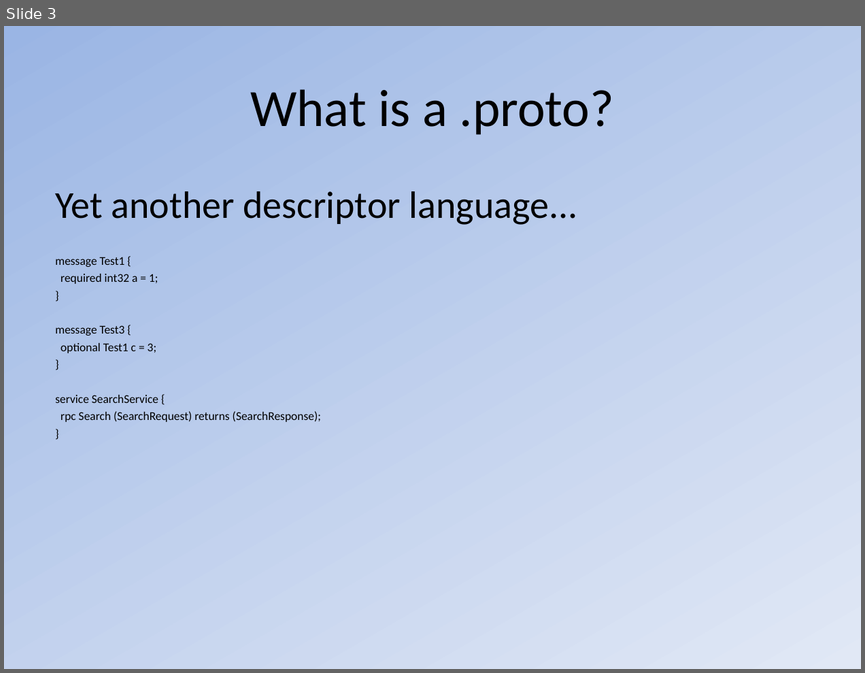
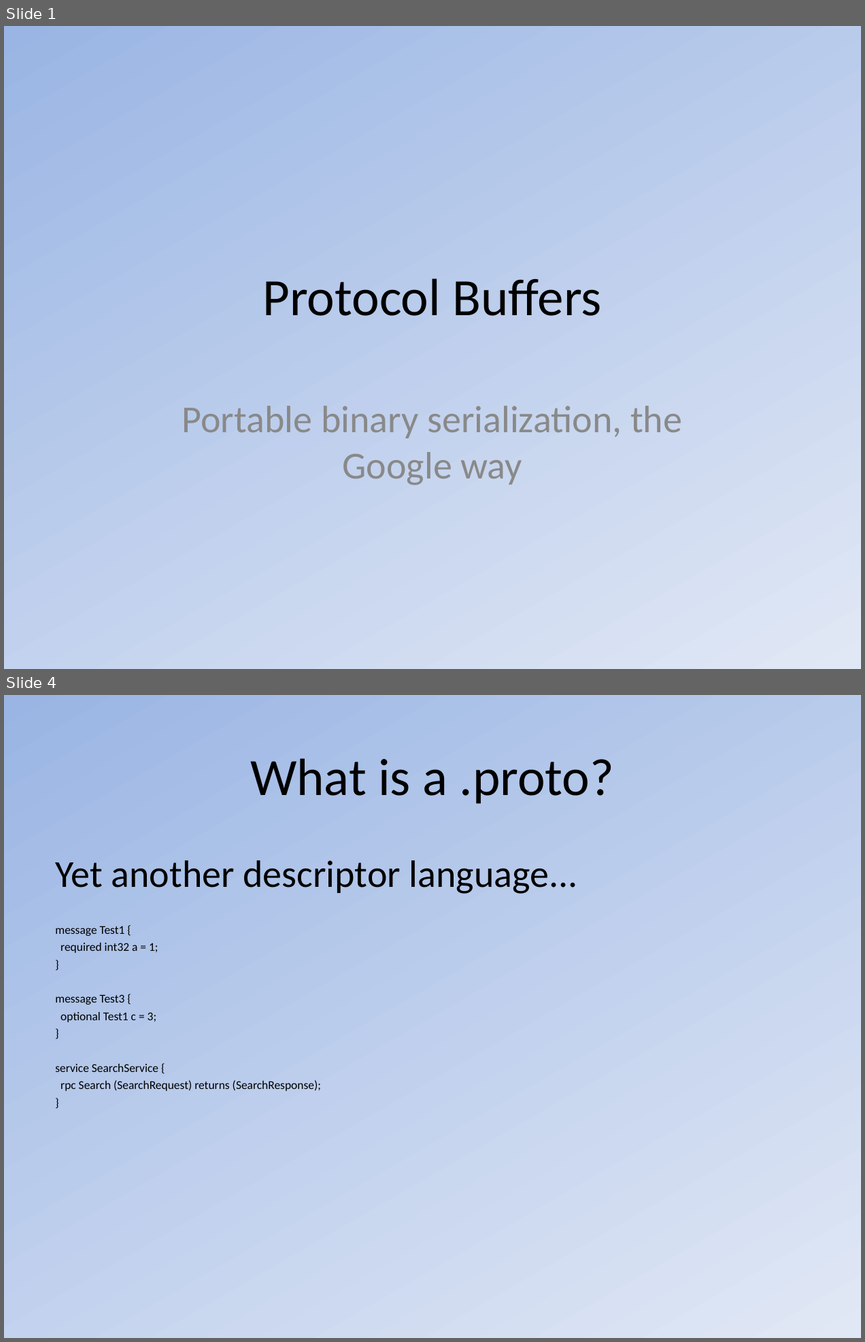
Before and after one commit to nilavghosh/ProtoBuf_Net, a slide deck: Tools/Protocol Buffers.ppt. Shown one above the other, each under a label of ours: slide 3 before the commit, slides 1 and 4 after it; the slides between them are not shown. The pictures are 865x673 and 865x1342 pixels, drawn with LibreOffice and Linux fonts; fonts in the diff are those of the drawing. Boxes give left, top, right and bottom in pixels: in the first picture for what was removed or moved away, otherwise in the second. Text is boxed around its words. In the diff, an @@ line names an element or a change of style, - is before the commit and + after.

```diff
--- a/Tools/Protocol Buffers.ppt
+++ b/Tools/Protocol Buffers.ppt
@@ slide 1 added at [4,26,861,669], background gradient #9AB5E4 to #E1E8F5 @@
@@ title added at [262,278,602,316], 44 pt, text #000000 @@
+Protocol Buffers
@@ subtitle added at [182,405,682,485], 32 pt, text #898989 @@
+Portable binary serialization, the Google way
@@ what was slide 3 is now slide 4 @@
```
Also in this commit, not shown: 3 slides changed, 2 other slides added, 1 slide removed.
